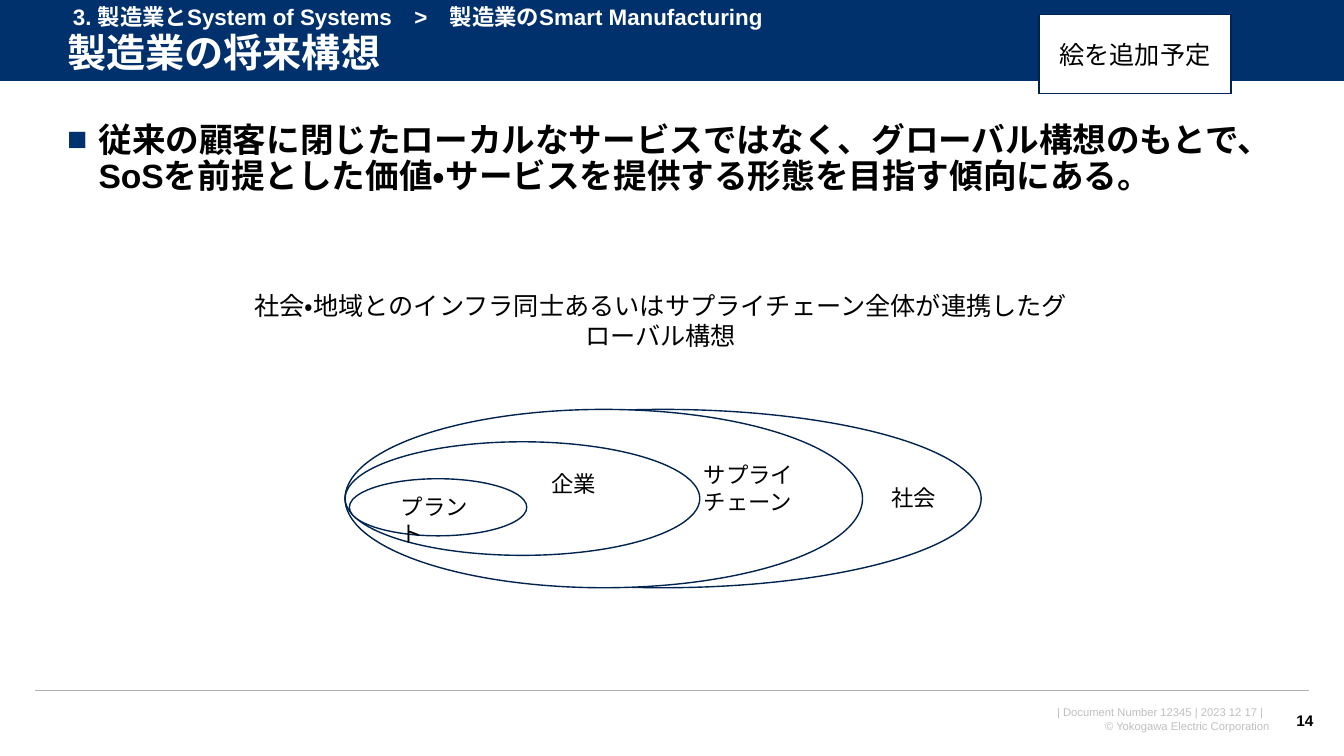
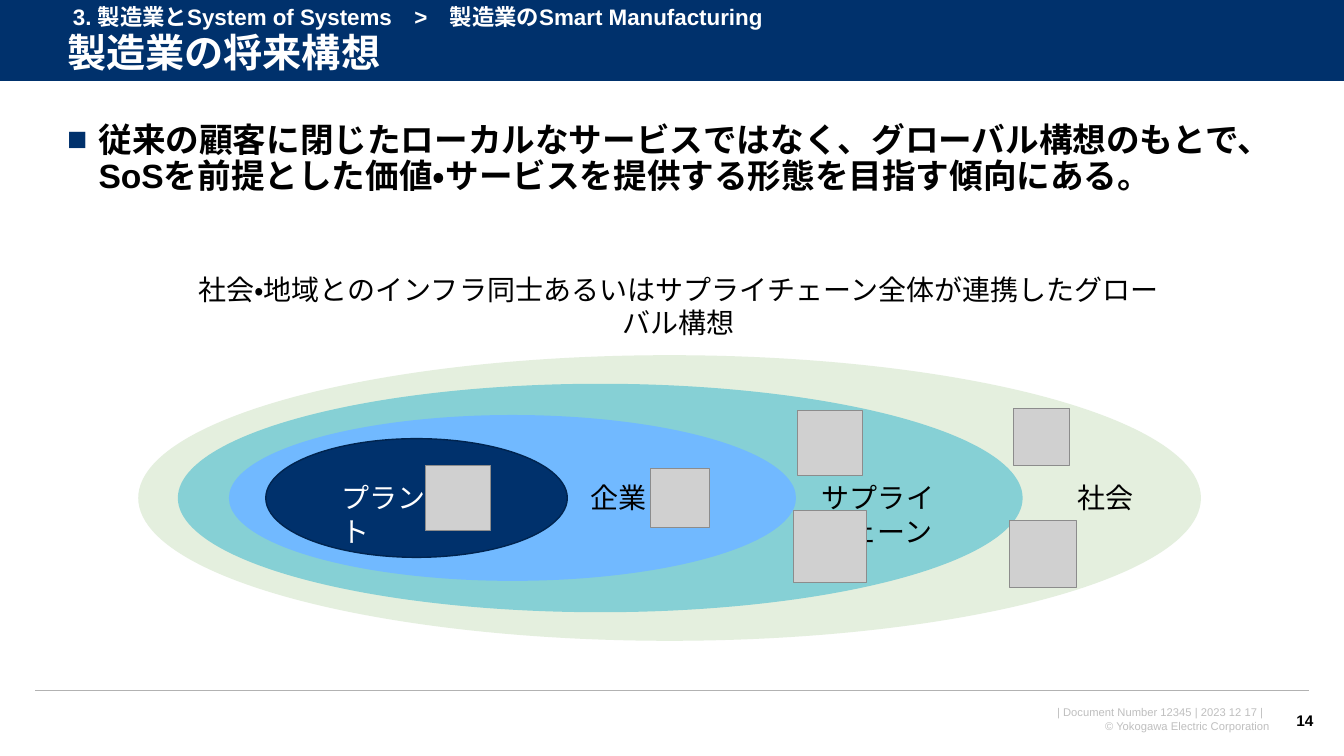
Before and after one commit to watarukumagai-git/opt, a slide deck: slide 14 of SoS/conf2023/231217_横幹連合コンファレンス_熊谷.pptx. Drawn at 1344x756 pixels with LibreOffice and Linux fonts; fonts in the diff are those of the drawing; grey boxes stand for pictures; background and template pictures are left out. Boxes give left, top, right and bottom in pixels: in the first picture for what was removed or moved away, otherwise in the second. Text is boxed around its words. In the diff, an @@ line names an element or a change of style, - is before the commit and + after.

```diff
--- a/SoS/conf2023/231217_横幹連合コンファレンス_熊谷.pptx
+++ b/SoS/conf2023/231217_横幹連合コンファレンス_熊谷.pptx
@@ rectangle removed at <box>1040,14,1232,94</box> @@
-絵を追加予定
@@ text "社会・地域とのインフラ同士あるいはサプライチェーン全体が連携したグローバル構想": place and size @@
-text "社会・地域とのインフラ同士あるいはサプライチェーン全体が連携したグローバル構想" at <box>254,293,1067,347</box>
+text "社会・地域とのインフラ同士あるいはサプライチェーン全体が連携したグローバル構想" at <box>198,276,1159,336</box>
@@ text "社会・地域とのインフラ同士あるいはサプライチェーン全体が連携したグローバル構想" at <box>198,276,1159,336</box>: size 18 to 20 pt @@
@@ ellipse: place and size @@
-ellipse at <box>345,409,981,588</box>
+ellipse at <box>138,355,1201,640</box>
@@ ellipse at <box>138,355,1201,640</box>: fill #FFFFFF to #E4EFDE; outline #002450 1 pt to none @@
@@ ellipse: place and size @@
-ellipse at <box>345,409,862,588</box>
+ellipse at <box>177,384,1022,613</box>
@@ ellipse at <box>177,384,1022,613</box>: fill #FFFFFF to #86D0D5; outline #002450 1 pt to none @@
@@ ellipse: place and size @@
-ellipse at <box>345,442,700,556</box>
+ellipse at <box>229,415,797,582</box>
@@ ellipse at <box>229,415,797,582</box>: fill #FFFFFF to #71B9FF; outline #002450 1 pt to none @@
@@ picture added at <box>798,411,863,477</box> @@
@@ picture added at <box>1013,409,1070,466</box> @@
@@ ellipse: place and size @@
-ellipse at <box>350,479,527,536</box>
+ellipse at <box>266,439,568,558</box>
@@ ellipse at <box>266,439,568,558</box>: fill #FFFFFF to #00316C @@
@@ text "プラント": place and size @@
-text "プラント" at <box>401,496,468,547</box>
+text "プラント" at <box>342,480,426,543</box>
@@ text "プラント" at <box>342,480,426,543</box>: size 16 to 20 pt, text colour #000000 to #FFFFFF @@
@@ picture added at <box>425,466,491,531</box> @@
@@ text "企業": place and size @@
-text "企業" at <box>551,473,596,494</box>
+text "企業" at <box>590,484,646,511</box>
@@ picture added at <box>650,469,709,527</box> @@
@@ size 16 to 20 pt in 3 elements at <box>590,484,646,511</box>, <box>1077,484,1133,511</box>, <box>822,484,934,550</box> @@
@@ text "サプライチェーン": place and size @@
-text "サプライチェーン" at <box>704,464,793,511</box>
+text "サプライチェーン" at <box>822,484,934,550</box>
@@ text "社会": place and size @@
-text "社会" at <box>891,487,936,508</box>
+text "社会" at <box>1077,484,1133,511</box>
@@ picture added at <box>793,510,866,583</box> @@
@@ picture added at <box>1009,520,1077,588</box> @@
```
Also in this commit, not shown: 12 other slides changed, 3 slides added, 2 slides removed.
